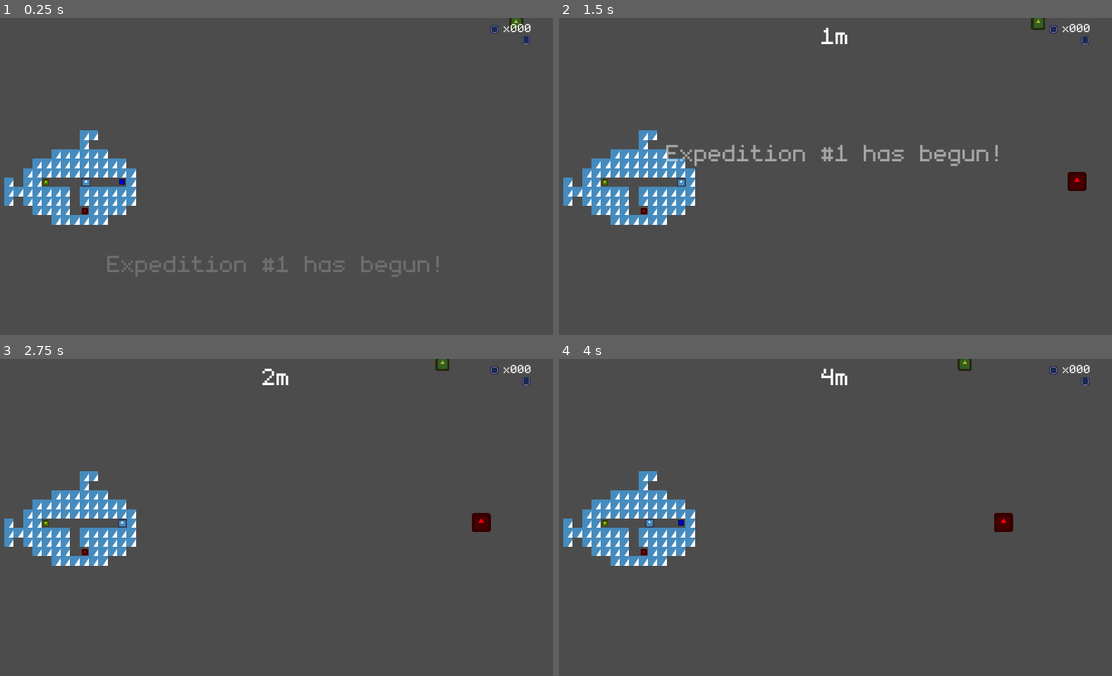
Above: before the commit, frames 1-4 (two rows, left to right).
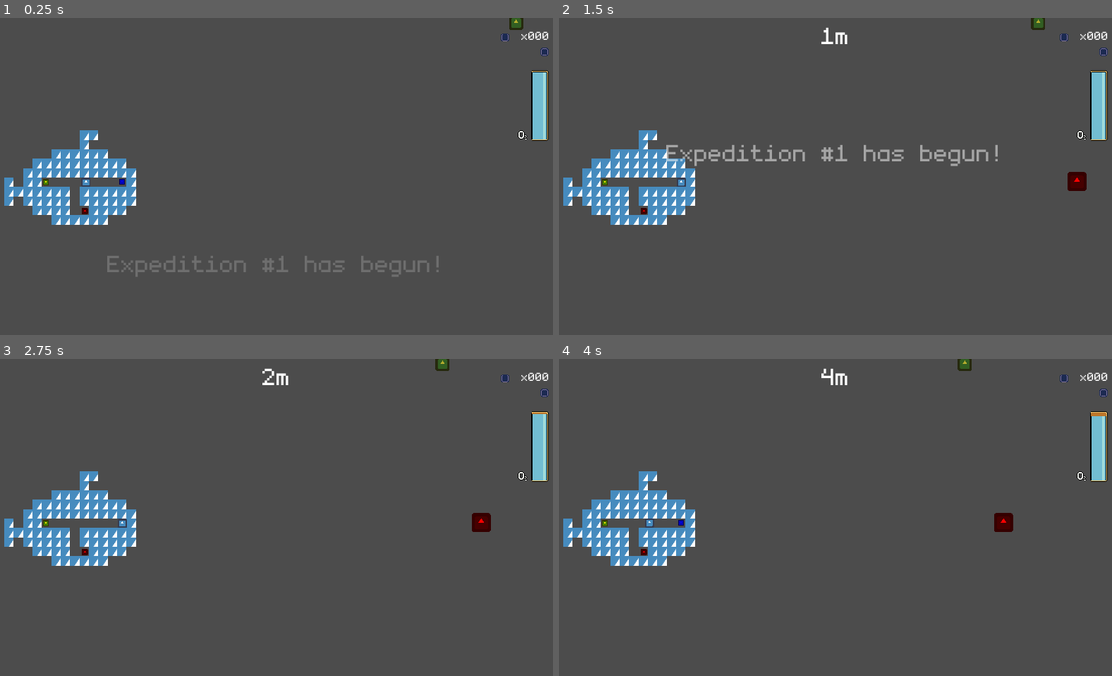
Above: after the commit, the same moments.

Repository: dmitriy-shmilo/gwj41
Game: Godot game, scene res://game_screen/game_screen.tscn
The game is run twice, just before and just after one commit, with the same random seed, the same clock (stepped at 60 frames per second) and the same inputs. The engine's default icon, where the game draws it, is replaced by a stand-in: a white triangle on a blue panel in a dark square.
Inputs (mouse positions are in pixels of both pictures, inside the frame that each line leads up to):
- Up to frame 1 (0.25 s): no input
- Up to frame 2 (1.5 s): tap Enter at 0.5 s; move the mouse to (957, 160) at 0.52 s; hold D (right) 0.53-1.28 s; tap Space (interact) at 0.6, 1.35 s; click (957, 160) at 0.67 s; move the mouse to (724, 192) at 1.27 s; hold S (down) from 1.28 s (still down)
- Up to frame 3 (2.75 s): move the mouse to (331, 447) at 2.02 s; release S (down) at 2.03 s; hold D (right) from 2.03 s (still down); tap Space (interact) at 2.1 s
- Up to frame 4 (4 s): move the mouse to (807, 580) at 2.77 s; release D (right) at 2.78 s; hold W (up) 2.78-3.53 s; tap Space (interact) at 2.85, 3.6 s; click (807, 580) at 2.92 s; move the mouse to (1006, 565) at 3.52 s; hold A (left) from 3.53 s (still down)

The runs differ from the first frame. In frame 1, 1.0% of the frame differs, in the area x 88-100%, y 1-39%; in frame 2, 1.0%; in frame 3, 1.0%; in frame 4, 1.0%.

Commit message:
Track oxygen.

Diff:
--- /dev/null
+++ b/src/assets/art/oxygen_icon.tres
@@ -0,0 +1,7 @@
+[gd_resource type="AtlasTexture" load_steps=2 format=2]
+
+[ext_resource path="res://assets/art/ui.png" type="Texture" id=1]
+
+[resource]
+atlas = ExtResource( 1 )
+region = Rect2( 480, 16, 16, 16 )
--- a/src/game_screen/game_screen.gd
+++ b/src/game_screen/game_screen.gd
@@ -75,6 +75,19 @@
 	_gui.update_lives(value, _max_lives)
 
 
+func _set_oxygen(value: float) -> void:
+	_oxygen = value
+	_gui.update_oxygen(_oxygen, _max_oxygen)
+
+	if value <= 0:
+		_end_run()
+
+
+func _set_distance(value: float) -> void:
+	_distance = value
+	_gui.update_distance(_distance)
+
+
 func _end_run() -> void:
 	UserSaveData.best_progress = max(UserSaveData.best_progress, _distance)
 	UserSaveData.current_expedition += 1
@@ -114,8 +127,5 @@
 
 
 func _on_ProgressTimer_timeout() -> void:
-	_oxygen -= _oxygen_consumption
-	_distance += _speed * METERS_PER_PIXEL
-
-	_gui.update_distance(_distance)
-	_gui.update_oxygen(_oxygen, _max_oxygen)
+	_set_distance(_distance + _speed * METERS_PER_PIXEL)
+	_set_oxygen(_oxygen - _oxygen_consumption)
--- a/src/game_screen/game_screen.tscn
+++ b/src/game_screen/game_screen.tscn
@@ -6,6 +6,16 @@
 [ext_resource path="res://assets/art/treasure_icon.tres" type="Texture" id=4]
 [ext_resource path="res://game_screen/gui.gd" type="Script" id=5]
 [ext_resource path="res://ui/font_h1.tres" type="DynamicFont" id=6]
+[ext_resource path="res://assets/art/ui.png" type="Texture" id=7]
+[ext_resource path="res://assets/art/oxygen_icon.tres" type="Texture" id=8]
+
+[sub_resource type="AtlasTexture" id=2]
+atlas = ExtResource( 7 )
+region = Rect2( 480, 0, 16, 16 )
+
+[sub_resource type="AtlasTexture" id=3]
+atlas = ExtResource( 7 )
+region = Rect2( 496, 0, 16, 16 )
 
 [sub_resource type="RectangleShape2D" id=1]
 extents = Vector2( 957.241, 10 )
@@ -93,7 +103,7 @@
 text = "ui_continue"
 
 [node name="TreasureIcon" type="Sprite" parent="Gui"]
-position = Vector2( 851, 19 )
+position = Vector2( 869, 33 )
 texture = ExtResource( 4 )
 region_enabled = true
 region_rect = Rect2( 0, 0, 16, 16 )
@@ -101,10 +111,10 @@
 [node name="TreasureLabel" type="Label" parent="Gui"]
 anchor_left = 1.0
 anchor_right = 1.0
-margin_left = -95.0
-margin_top = 2.0
-margin_right = -45.0
-margin_bottom = 28.0
+margin_left = -82.0
+margin_top = 16.0
+margin_right = -16.0
+margin_bottom = 42.0
 theme = ExtResource( 2 )
 text = "x000"
 align = 2
@@ -115,10 +125,10 @@
 [node name="LivesContainer" type="HBoxContainer" parent="Gui"]
 anchor_left = 1.0
 anchor_right = 1.0
-margin_left = -152.0
-margin_top = 30.0
-margin_right = -47.0
-margin_bottom = 46.0
+margin_left = -121.0
+margin_top = 50.0
+margin_right = -16.0
+margin_bottom = 66.0
 custom_constants/separation = 0
 alignment = 2
 __meta__ = {
@@ -128,13 +138,27 @@
 [node name="OxygenProgress" type="TextureProgress" parent="Gui"]
 anchor_left = 1.0
 anchor_right = 1.0
-margin_left = -88.0
-margin_top = 31.0
-margin_right = -48.0
-margin_bottom = 71.0
+margin_left = -48.0
+margin_top = 89.0
+margin_right = -16.0
+margin_bottom = 209.0
+max_value = 1.0
+value = 1.0
+texture_under = SubResource( 2 )
+texture_progress = SubResource( 3 )
+fill_mode = 3
+nine_patch_stretch = true
+stretch_margin_left = 4
+stretch_margin_top = 4
+stretch_margin_right = 4
+stretch_margin_bottom = 4
 __meta__ = {
 "_edit_use_anchors_": false
 }
+
+[node name="OxygenIcon" type="Sprite" parent="Gui"]
+position = Vector2( 899, 199 )
+texture = ExtResource( 8 )
 
 [node name="Submarine" parent="." instance=ExtResource( 3 )]
 position = Vector2( 145, 287 )
Binary file changed: src/assets/art/ui.aseprite
Binary file changed: src/assets/art/ui.png
Not shown: 1 places in src/game_screen/game_screen.tscn that only renumber resources
